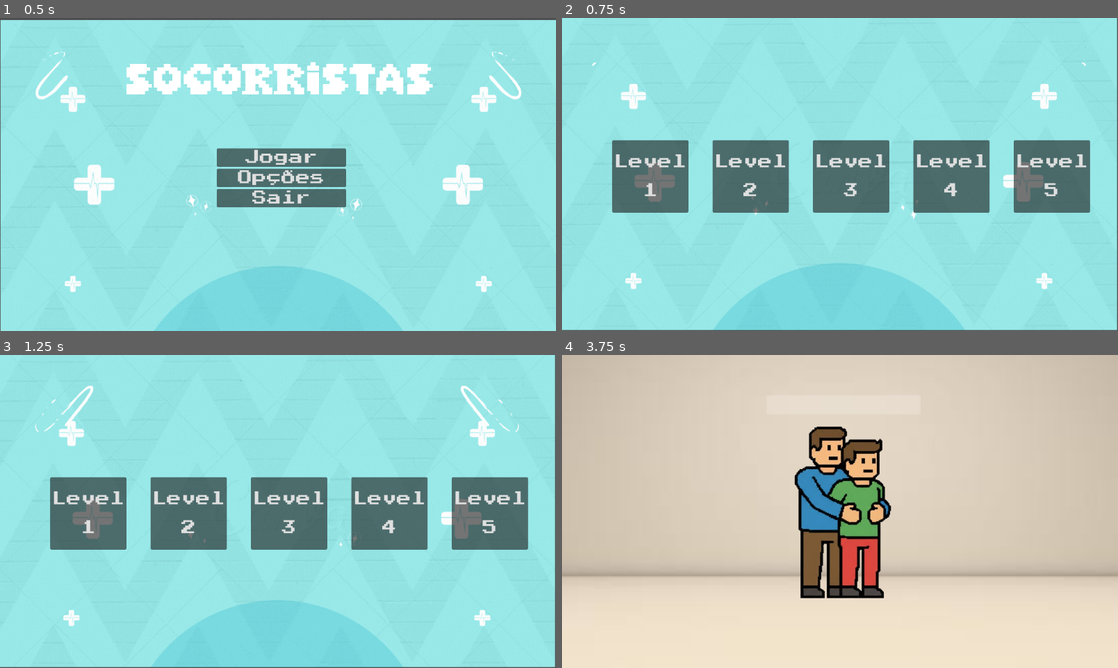
Above: before the commit, frames 1-4 (two rows, left to right).
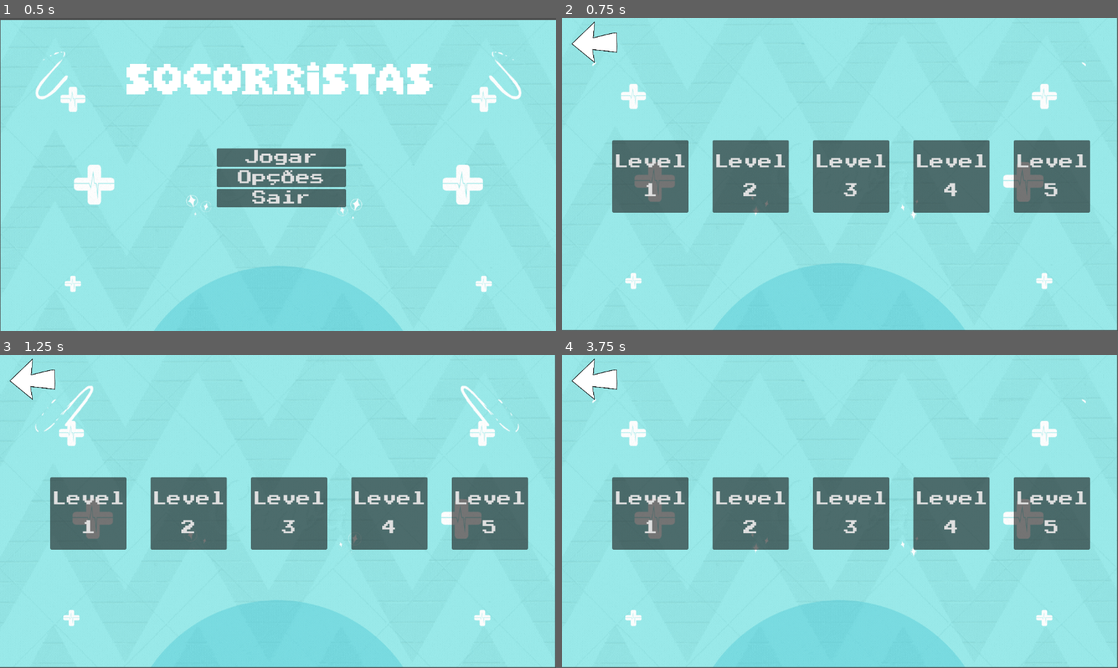
Above: after the commit, the same moments.

Repository: Igorgx/socorristas_jogo
Game: Godot game, scene res://main_menu.tscn
Same seed, same stepped clock (60 frames per second), same inputs: the game is played once before the commit and once after it.
Inputs (mouse positions are in pixels of both pictures, inside the frame that each line leads up to):
- Up to frame 1 (0.5 s): no input
- Up to frame 2 (0.75 s): click "Jogar" at 0.5 s
- Up to frame 3 (1.25 s): no input
- Up to frame 4 (3.75 s): click "Level 2" at 1.25 s; click (589, 383) at 2 s; click "Level 4" at 2.75 s; click (589, 380) at 3.52 s

Frame 1 is identical in both runs. In frame 2, 0.5% of the frame differs, in the area x 1-10%, y 1-15%; in frame 3, 0.5%; in frame 4, 100%, in the area x 0-100%, y 0-100%.

Commit message:
padronizando levels

Diff:
--- a/socorrista/level2.tscn
+++ b/socorrista/level2.tscn
@@ -150,6 +150,22 @@
 [node name="Sucesso" type="AudioStreamPlayer" parent="."]
 stream = ExtResource("11_dc5vx")
 
+[node name="TextureButton" type="TextureButton" parent="."]
+offset_right = 40.0
+offset_bottom = 40.0
+
+[node name="TextureButton2" type="TextureButton" parent="."]
+offset_left = 442.0
+offset_top = 97.0
+offset_right = 702.0
+offset_bottom = 206.0
+
+[node name="TextureButton3" type="TextureButton" parent="."]
+offset_left = 250.0
+offset_top = 125.0
+offset_right = 290.0
+offset_bottom = 165.0
+
 [connection signal="pressed" from="UI/BarraItens/Item1" to="." method="_on_item_1_pressed"]
 [connection signal="pressed" from="UI/BarraItens/Item2" to="." method="_on_item_2_pressed"]
 [connection signal="pressed" from="UI/BarraItens/Item3" to="." method="_on_item_3_pressed"]
--- a/socorrista/level5.tscn
+++ b/socorrista/level5.tscn
@@ -1,9 +1,10 @@
-[gd_scene load_steps=6 format=3 uid="uid://c0llnr2edrcnw"]
+[gd_scene load_steps=7 format=3 uid="uid://c0llnr2edrcnw"]
 
 [ext_resource type="Script" uid="uid://vqkpcbhevon6" path="res://level_5.gd" id="1_bf6rn"]
 [ext_resource type="Texture2D" uid="uid://b1g0fp7016134" path="res://sprites socorristas/cena.png" id="1_t4tfv"]
 [ext_resource type="Texture2D" uid="uid://cpfr50kg0aqux" path="res://sprites socorristas/cprbegin.png" id="2_bf6rn"]
 [ext_resource type="Texture2D" uid="uid://by6pvj64ir6yk" path="res://sprites socorristas/coracao.png" id="3_qmr0j"]
+[ext_resource type="Texture2D" uid="uid://duarftutj2dt" path="res://sprites socorristas/botaohome-Photoroom.png" id="5_qmr0j"]
 
 [sub_resource type="RectangleShape2D" id="RectangleShape2D_x2odi"]
 size = Vector2(165, 111.111145)
@@ -50,6 +51,15 @@
 scale = Vector2(0.4, 0.36)
 texture = ExtResource("3_qmr0j")
 
+[node name="Home" type="TextureButton" parent="."]
+offset_left = 2.0
+offset_top = 8.0
+offset_right = 352.0
+offset_bottom = 358.0
+scale = Vector2(0.3, 0.3)
+texture_normal = ExtResource("5_qmr0j")
+
 [connection signal="timeout" from="Timer" to="." method="_on_timer_timeout"]
 [connection signal="area_entered" from="pista/area_coracao" to="." method="_on_area_coracao_area_entered"]
 [connection signal="area_exited" from="pista/area_coracao" to="." method="_on_area_coracao_area_exited"]
+[connection signal="pressed" from="Home" to="." method="_on_home_pressed"]
--- a/socorrista/level_4.gd
+++ b/socorrista/level_4.gd
@@ -43,3 +43,7 @@
 func _on_timer_timeout() -> void:
 	$Timer.paused = true
 	$engasgo/Sprite2D.texture = load("res://sprites socorristas/heimlich_comeco.png") # Replace with function body.
+
+
+func _on_home_pressed() -> void:
+	get_tree().change_scene_to_file("res://level_select.tscn")
--- a/socorrista/level_4.tscn
+++ b/socorrista/level_4.tscn
@@ -1,9 +1,10 @@
-[gd_scene load_steps=5 format=3 uid="uid://brys51ulo73i4"]
+[gd_scene load_steps=6 format=3 uid="uid://brys51ulo73i4"]
 
 [ext_resource type="Script" uid="uid://26hpvbeb350q" path="res://level_4.gd" id="1_xcfcc"]
 [ext_resource type="Texture2D" uid="uid://b1g0fp7016134" path="res://sprites socorristas/cena.png" id="2_48hld"]
 [ext_resource type="Texture2D" uid="uid://j3ddbmy5e7a1" path="res://sprites socorristas/heimlich_comeco.png" id="3_l45re"]
 [ext_resource type="PackedScene" uid="uid://be560xd61lt5s" path="res://nivel_finalizado.tscn" id="4_48hld"]
+[ext_resource type="Texture2D" uid="uid://duarftutj2dt" path="res://sprites socorristas/botaohome-Photoroom.png" id="5_l45re"]
 
 [node name="level4" type="Node2D"]
 script = ExtResource("1_xcfcc")
@@ -37,4 +38,11 @@
 [node name="NivelFinalizado" parent="." instance=ExtResource("4_48hld")]
 position = Vector2(-95, 1)
 
+[node name="Home" type="TextureButton" parent="."]
+offset_right = 350.0
+offset_bottom = 350.0
+scale = Vector2(0.3, 0.3)
+texture_normal = ExtResource("5_l45re")
+
 [connection signal="timeout" from="Timer" to="." method="_on_timer_timeout"]
+[connection signal="pressed" from="Home" to="." method="_on_home_pressed"]
--- a/socorrista/level_5.gd
+++ b/socorrista/level_5.gd
@@ -33,3 +33,7 @@
 func _on_area_coracao_area_exited(area: Area2D) -> void:
 	dentro = 0
 	area.queue_free()
+
+
+func _on_home_pressed() -> void:
+	get_tree().change_scene_to_file("res://level_select.tscn")
--- a/socorrista/level_select.gd
+++ b/socorrista/level_select.gd
@@ -11,3 +11,11 @@
 
 func _on_level_4_pressed() -> void:
 	get_tree().change_scene_to_file("res://level_4.tscn")
+
+
+func _on_level_5_pressed() -> void:
+	get_tree().change_scene_to_file("res://level5.tscn")
+
+
+func _on_texture_button_pressed() -> void:
+	get_tree().change_scene_to_file("res://main_menu.tscn")
--- a/socorrista/level_select.tscn
+++ b/socorrista/level_select.tscn
@@ -37,6 +37,7 @@
 [ext_resource type="Texture2D" uid="uid://b8q7iwoauqafp" path="res://sprites socorristas/background/frame_33_delay-0.07s.png" id="35_oh0bb"]
 [ext_resource type="Texture2D" uid="uid://dh5qroy4peaw7" path="res://sprites socorristas/background/frame_34_delay-5.46s.png" id="36_k47or"]
 [ext_resource type="FontFile" uid="uid://dj1ej1cdnqskv" path="res://sprites socorristas/fontes/PressStart2P-Regular.ttf" id="37_mlvvq"]
+[ext_resource type="Texture2D" uid="uid://br06tvqhlm8pg" path="res://sprites socorristas/seta branca.png" id="38_jkqmq"]
 
 [sub_resource type="SpriteFrames" id="SpriteFrames_gslmc"]
 animations = [{
@@ -213,7 +214,22 @@
 
 5"
 
+[node name="SetaBranca" type="Sprite2D" parent="."]
+position = Vector2(67, 48)
+scale = Vector2(0.27222222, 0.33888888)
+texture = ExtResource("38_jkqmq")
+flip_h = true
+
+[node name="TextureButton" type="TextureButton" parent="SetaBranca"]
+offset_left = -172.65306
+offset_top = -180.00002
+offset_right = 187.34694
+offset_bottom = 179.99998
+flip_h = true
+
 [connection signal="pressed" from="HBoxContainer/Level1" to="." method="_on_level_1_pressed"]
 [connection signal="pressed" from="HBoxContainer/level2" to="." method="_on_level_2_pressed"]
 [connection signal="pressed" from="HBoxContainer/level3" to="." method="_on_level_3_pressed"]
 [connection signal="pressed" from="HBoxContainer/level4" to="." method="_on_level_4_pressed"]
+[connection signal="pressed" from="HBoxContainer/level5" to="." method="_on_level_5_pressed"]
+[connection signal="pressed" from="SetaBranca/TextureButton" to="." method="_on_texture_button_pressed"]
--- a/socorrista/project.godot
+++ b/socorrista/project.godot
@@ -23,3 +23,12 @@
 
 window/size/mode=3
 window/stretch/mode="viewport"
+window/stretch/aspect="ignore"
+
+[input]
+
+espaco={
+"deadzone": 0.2,
+"events": [Object(InputEventKey,"resource_local_to_scene":false,"resource_name":"","device":-1,"window_id":0,"alt_pressed":false,"shift_pressed":false,"ctrl_pressed":false,"meta_pressed":false,"pressed":false,"keycode":0,"physical_keycode":32,"key_label":0,"unicode":32,"location":0,"echo":false,"script":null)
+]
+}
Not shown: 1 places in socorrista/level_select.tscn that only renumber resources
Binary file added: socorrista/sprites socorristas/seta branca.png
Not shown, added: socorrista/sprites socorristas/seta branca.png.import
